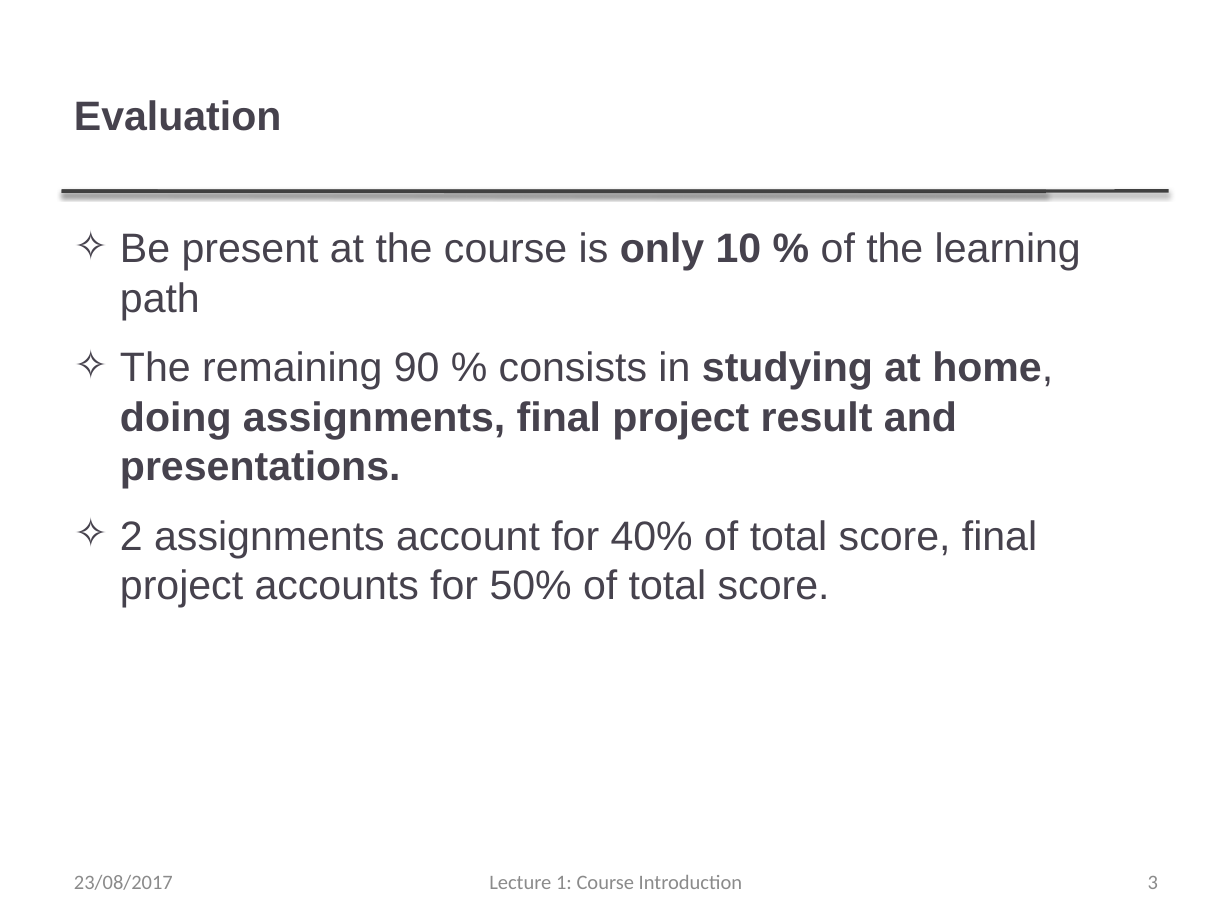
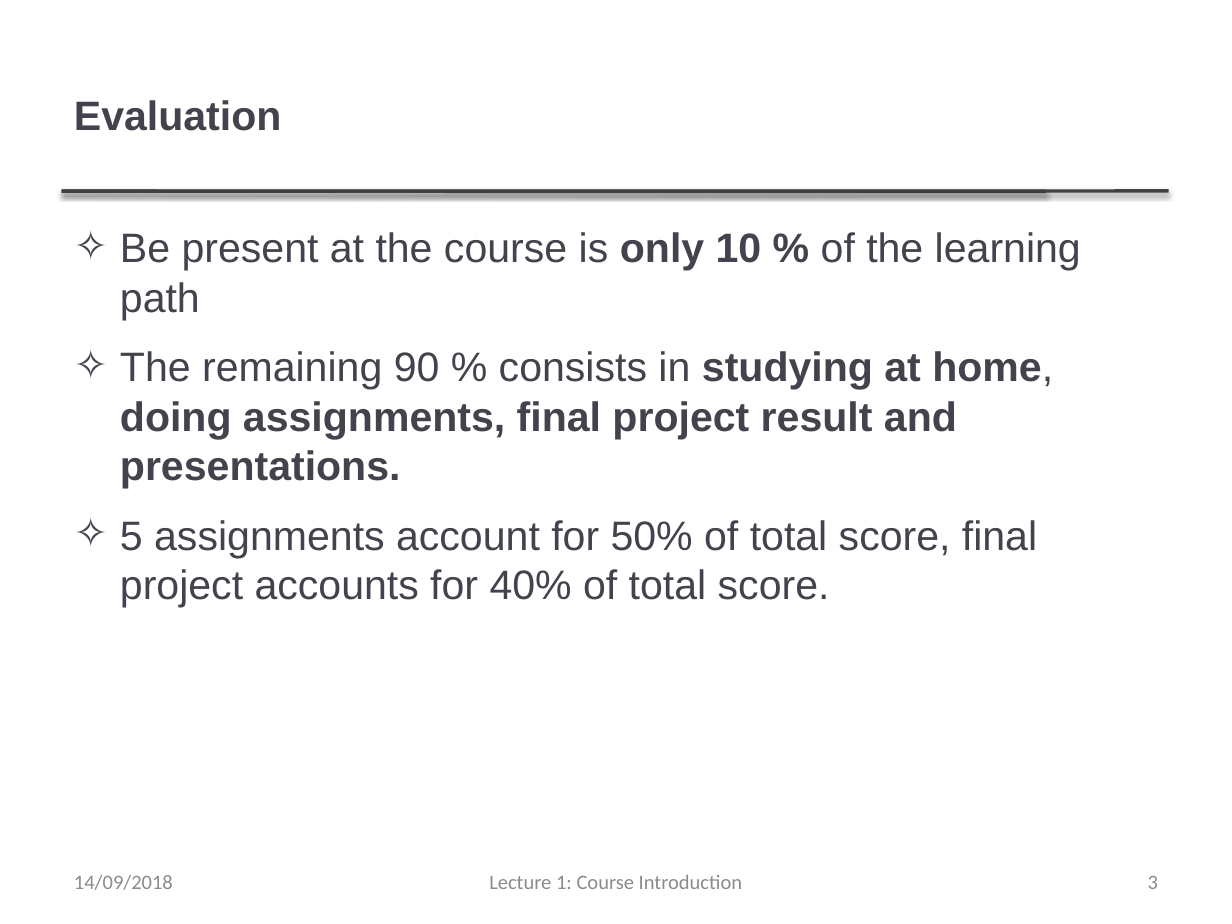
Before and after one commit to thanqminh/thanqminh.github.io, a slide deck: slide 3 of courses/oopjava/lecture1.pptx. Drawn at 1232x924 pixels with LibreOffice and Linux fonts; fonts in the diff are those of the drawing. Boxes give left, top, right and bottom in pixels: in the first picture for what was removed or moved away, otherwise in the second. Text is boxed around its words. In the diff, an @@ line names an element or a change of style, - is before the commit and + after.

```diff
--- a/courses/oopjava/lecture1.pptx
+++ b/courses/oopjava/lecture1.pptx
@@ text at (x1=120, y1=520, x2=1037, y2=607): text changed @@
-✧ 2 assignments account for 40% of total score, final project accounts for 50% of total score.
+✧ 5 assignments account for 50% of total score, final project accounts for 40% of total score.
@@ text at (x1=74, y1=875, x2=173, y2=890): text changed @@
-23/08/2017
+14/09/2018
```
Also in this commit, not shown: 7 other slides changed, 16 other files.
